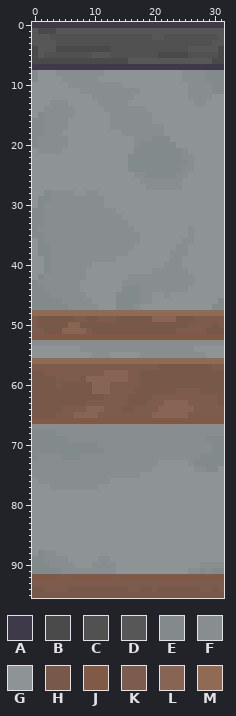
A sprite sheet gets an edit: Assets/Art/Sprites/Tilesets/OfficeWing/StripedWallOfficeWing.png. That is the earlier state.
The file is 32x96 pixels. Colours within 5 levels of each other are drawn and written as one.
Palette (. is transparent): A #3f3a49  B #4a4a4a  C #515151  D #575757  E #828a8c  F #888e90  G #8e9395  H #785849  J #805947  K #7e5c4d  L #876454  M #916a54
The same view after the edit:
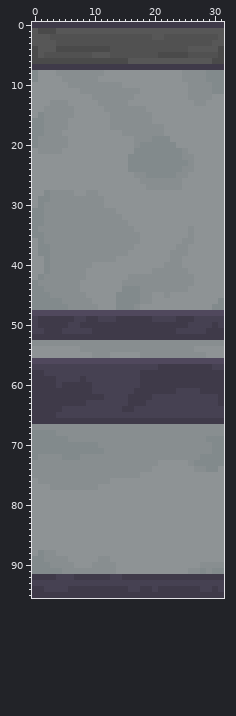
The exact change:
colour K: #7e5c4d -> #464152
colour M: #916a54 -> #50485d
y 49: x 1..6 HHHHHH -> AAAAAA; x 9..10 HH -> AA; x 14..26 HHHHHHLLLLHHH -> AAAAAAKKKKAAA
y 50: x 1..25 HHHHHLLHHHHHHHHHHHHHHHHHH -> AAAAAKKAAAAAAAAAAAAAAAAAA; x 30 H -> A
y 51: x 2..8 HHHLLLL -> AAAKKKK; x 10..23 HHHHHHHHHHHHHH -> AAAAAAAAAAAAAA; x 29..31 HHH -> AAA
y 52: x 0..31 JJJJJJJJJJJJJJJJJJJJJJJJJJJJJJJJ -> AAAAAAAAAAAAAAAAAAAAAAAAAAAAAAAA
y 57: x 21..29 HHHHHHHHH -> AAAAAAAAA
y 58: x 0..1 HH -> AA; x 12..15 LLLL -> KKKK; x 18..31 HHHHHHHHHHHHHH -> AAAAAAAAAAAAAA
y 59: x 0..3 HHHH -> AAAA; x 8..15 HLLLLLLL -> AKKKKKKK; x 18..31 HHHHHHHHHHHHHH -> AAAAAAAAAAAAAA
y 60: x 0..3 HHHH -> AAAA; x 5..12 HHHHHLLL -> AAAAAKKK; x 18..31 HHHHHHHHHHHHHH -> AAAAAAAAAAAAAA
y 61: x 0..12 HHHHHHHHHHLLL -> AAAAAAAAAAKKK; x 17..23 HHHHHHH -> AAAAAAA; x 28..31 HHHH -> AAAA
y 62: x 0..11 HHHHHHHHHHHH -> AAAAAAAAAAAA; x 16..19 HHHH -> AAAA; x 31 H -> A
y 63: x 0..8 HHHHHHHHH -> AAAAAAAAA; x 16..18 HHH -> AAA; x 22..25 LLLL -> KKKK; x 31 H -> A
y 64: x 0..4 HHHHH -> AAAAA; x 9..11 LLL -> KKK; x 15..16 HH -> AA; x 21..26 LLLLLL -> KKKKKK
y 65: x 0..3 HHHH -> AAAA; x 7..10 LLLL -> KKKK; x 20..25 LLLLLL -> KKKKKK
y 66: x 0..31 JJJJJJJJJJJJJJJJJJJJJJJJJJJJJJJJ -> AAAAAAAAAAAAAAAAAAAAAAAAAAAAAAAA
y 92: x 0..3 JJJJ -> AAAA; x 7..12 JJJJJJ -> AAAAAA; x 15..31 JJJJJJJJJJJJJJJJJ -> AAAAAAAAAAAAAAAAA
y 94: x 0..1 HH -> AA; x 6..15 HHHHHHHHHH -> AAAAAAAAAA; x 18..19 HH -> AA; x 21..27 HHHHHHH -> AAAAAAA; x 30 H -> A
y 95: x 0..31 HHHHHHHHHHHHHHHHHHHHHHHHHHHHHHHH -> AAAAAAAAAAAAAAAAAAAAAAAAAAAAAAAA
